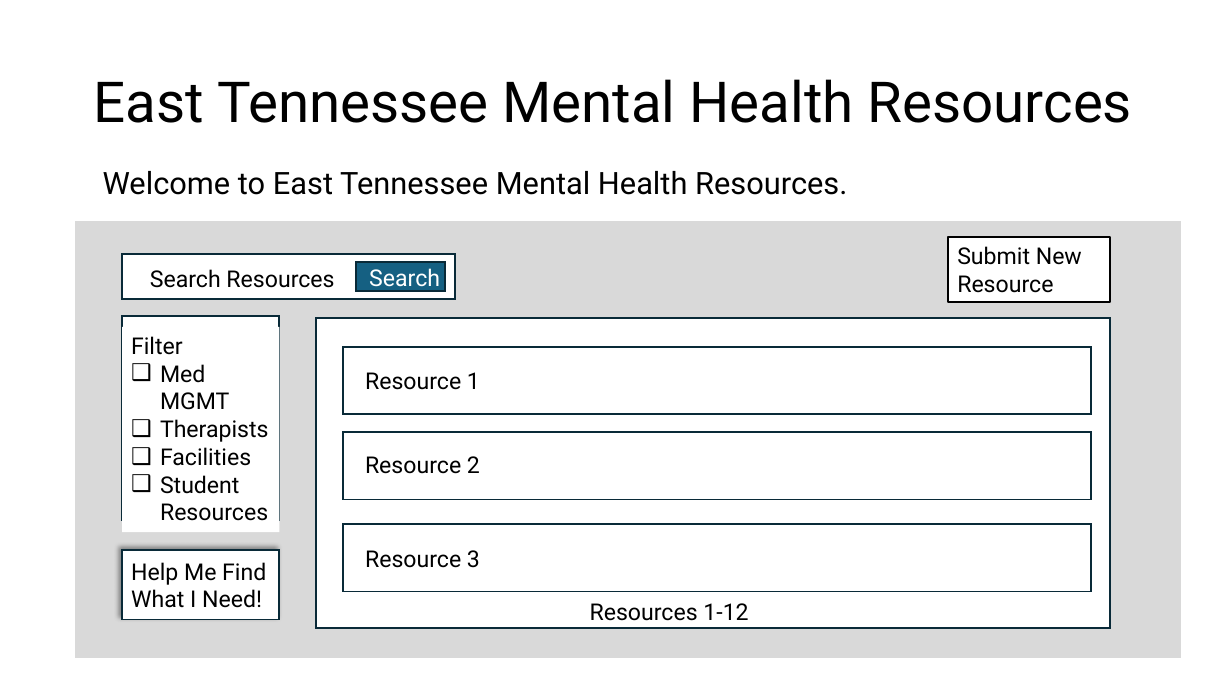
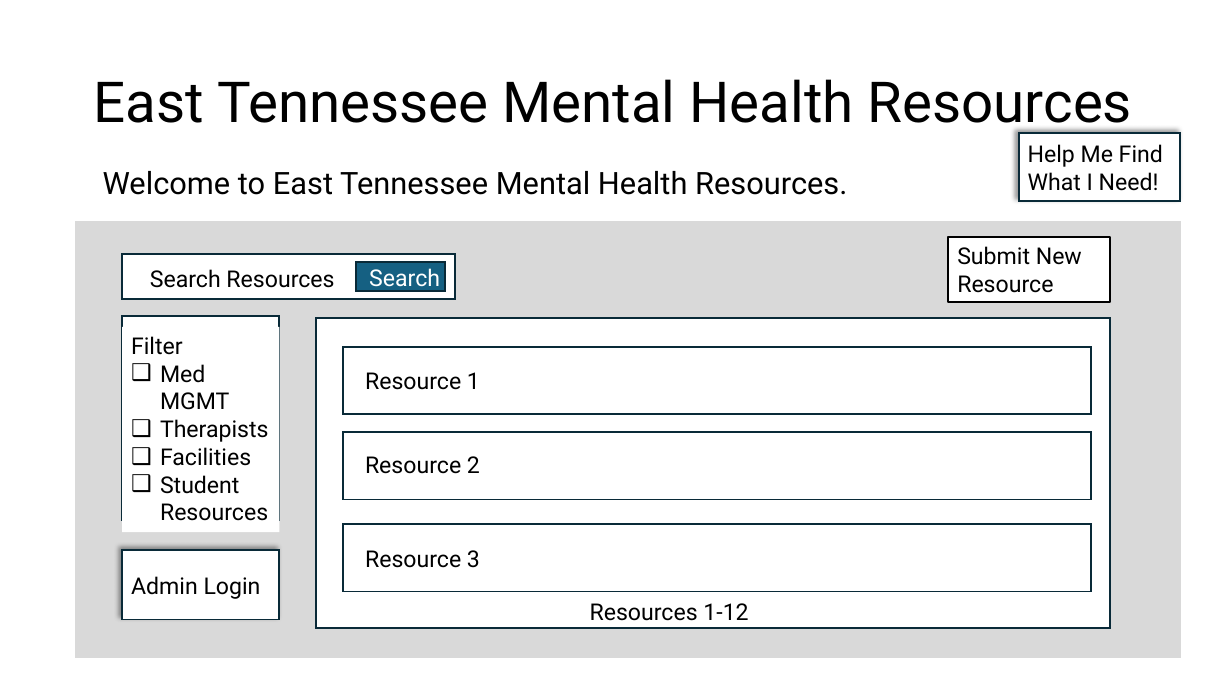
Before and after one commit to ReislerJ/East_TN_MH_Resources, a slide deck: slide 1 of Mock Slides.pptx. Drawn at 1232x693 pixels with LibreOffice and Linux fonts; fonts in the diff are those of the drawing; background and template pictures are left out. Boxes give left, top, right and bottom in pixels: in the first picture for what was removed or moved away, otherwise in the second. Text is boxed around its words. In the diff, an @@ line names an element or a change of style, - is before the commit and + after.

```diff
--- a/Mock Slides.pptx
+++ b/Mock Slides.pptx
@@ rectangle "Help Me Find What I ...": place and size @@
-rectangle "Help Me Find What I ..." at (122, 550, 279, 619)
+rectangle "Help Me Find What I ..." at (1019, 133, 1180, 201)
@@ rectangle added at (122, 550, 279, 619), fill #FFFFFF, outline #092A39 1.5 pt, 18 pt, text #000000 @@
+Admin Login
```
Also in this commit, not shown: 6 other slides changed, 2 slides added, 1 other file.
